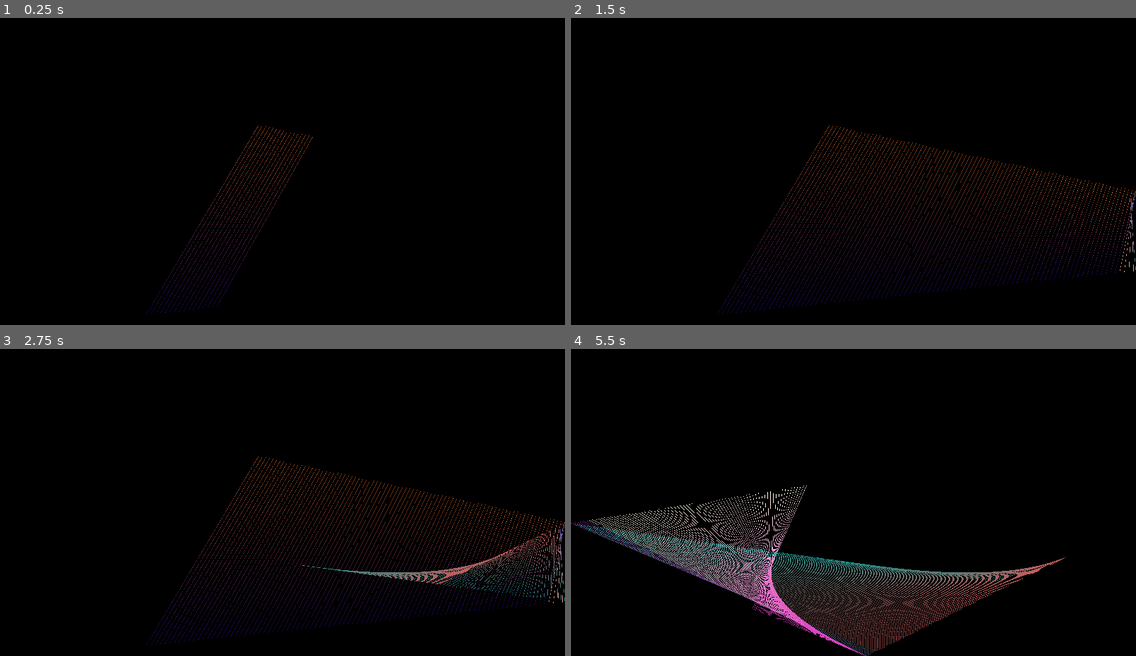
Above: before the commit, frames 1-4 (two rows, left to right).
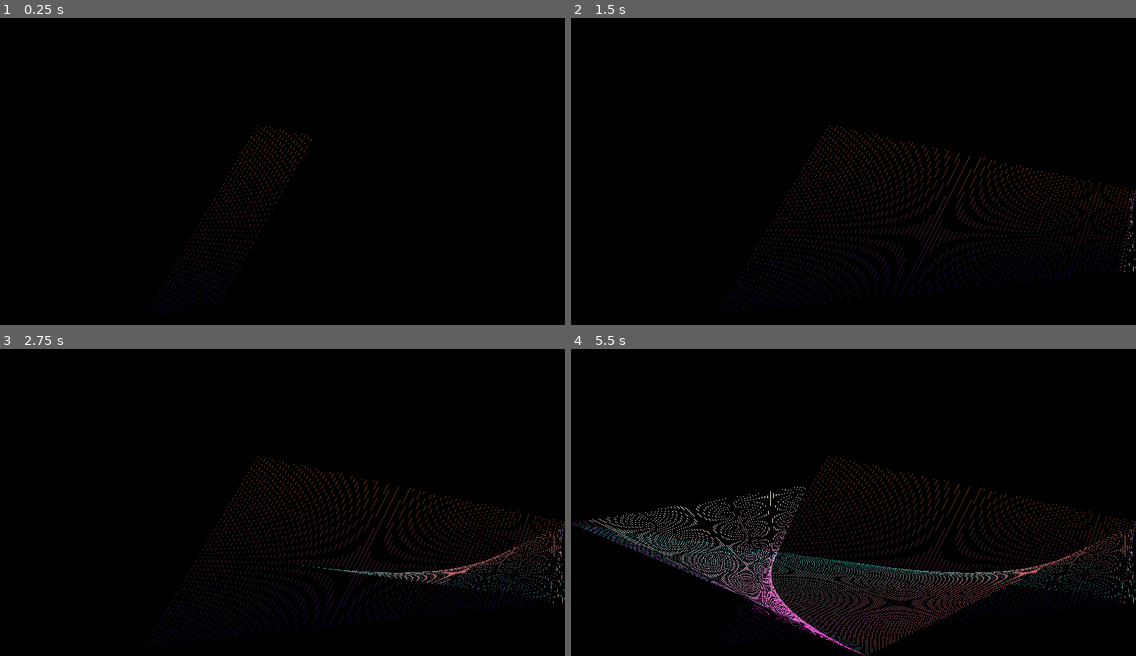
Above: after the commit, the same moments.

Repository: kasworld/gd4line2d
Game: Godot game, scene res://main.tscn
The game is run twice, just before and just after one commit, with the same random seed, the same clock (stepped at 60 frames per second) and the same inputs.
Inputs:
- Up to frame 1 (0.25 s): no input
- Up to frame 2 (1.5 s): tap Enter at 0.5 s
- Up to frame 3 (2.75 s): no input
- Up to frame 4 (5.5 s): no input

The runs differ from the first frame. In frame 1, 0.3% of the frame differs, in the area x 25-56%, y 35-97%; in frame 2, 1.1%; in frame 3, 1.5%; in frame 4, 4.0%, in the area x 0-100%, y 35-100%.

Commit message:
add draw area

Diff:
--- a/main.gd
+++ b/main.gd
@@ -5,12 +5,13 @@
 const mv_ln_count = 1
 var mv_ln_list :Array
 func _ready() -> void:
+	var draw_area = get_viewport_rect().size
 	for i in mv_ln_count:
-		make_mv_ln()
+		make_mv_ln(draw_area)
 
-func make_mv_ln():
+func make_mv_ln(draw_area :Vector2):
 	var mvln = line_scene.instantiate()
-	mvln.init(200,2)
+	mvln.init(600,2,draw_area)
 	add_child(mvln)
 	mv_ln_list.append(mvln)
 
--- a/move_line2d/move_line_2d.gd
+++ b/move_line2d/move_line_2d.gd
@@ -4,19 +4,19 @@
 var line_list :Array
 var line_cursor :int
 var line_count :int
-var vp_size :Vector2
+var draw_area :Vector2
 var point_count :int
 var gradiant :Gradient
 
-func init(ln_count :int, pt_count :int):
+func init(ln_count :int, pt_count :int, area_size :Vector2 ):
 	line_count = ln_count
 	point_count = pt_count
+	draw_area = area_size
 
 func _ready() -> void:
-	vp_size = get_viewport_rect().size
-	velocity_list = make_vel_list(point_count, vp_size)
+	velocity_list = make_vel_list(point_count, draw_area)
 	gradiant = new_gradiant()
-	var pos_list = make_pos_list(point_count, vp_size)
+	var pos_list = make_pos_list(point_count, draw_area)
 	for i in line_count:
 		var ln = new_line(pos_list)
 		add_child(ln)
@@ -45,16 +45,16 @@
 	var bounced = false
 	for i in velocity_list.size():
 		ln.points[i] += velocity_list[i] *delta
-		var bn = bounce(ln.points[i],velocity_list[i],vp_size,ln.width/2)
+		var bn = bounce(ln.points[i],velocity_list[i],draw_area,ln.width/2)
 		ln.points[i] = bn.pos
 		velocity_list[i] = bn.vel
 
 		# change vel on bounce
 		if bn.xbounce != 0 :
-			velocity_list[i].x = -random_positive(vp_size.x/2)*bn.xbounce
+			velocity_list[i].x = -random_positive(draw_area.x/2)*bn.xbounce
 			bounced = true
 		if bn.ybounce != 0 :
-			velocity_list[i].y = -random_positive(vp_size.y/2)*bn.ybounce
+			velocity_list[i].y = -random_positive(draw_area.y/2)*bn.ybounce
 			bounced = true
 	if bounced :
 		gradiant = new_gradiant()
--- a/project.godot
+++ b/project.godot
@@ -18,8 +18,9 @@
 
 [display]
 
-window/size/viewport_width=1920
-window/size/viewport_height=1080
+window/size/viewport_width=3840
+window/size/viewport_height=2160
+window/size/mode=2
 window/stretch/mode="canvas_items"
 window/stretch/aspect="ignore"
 
